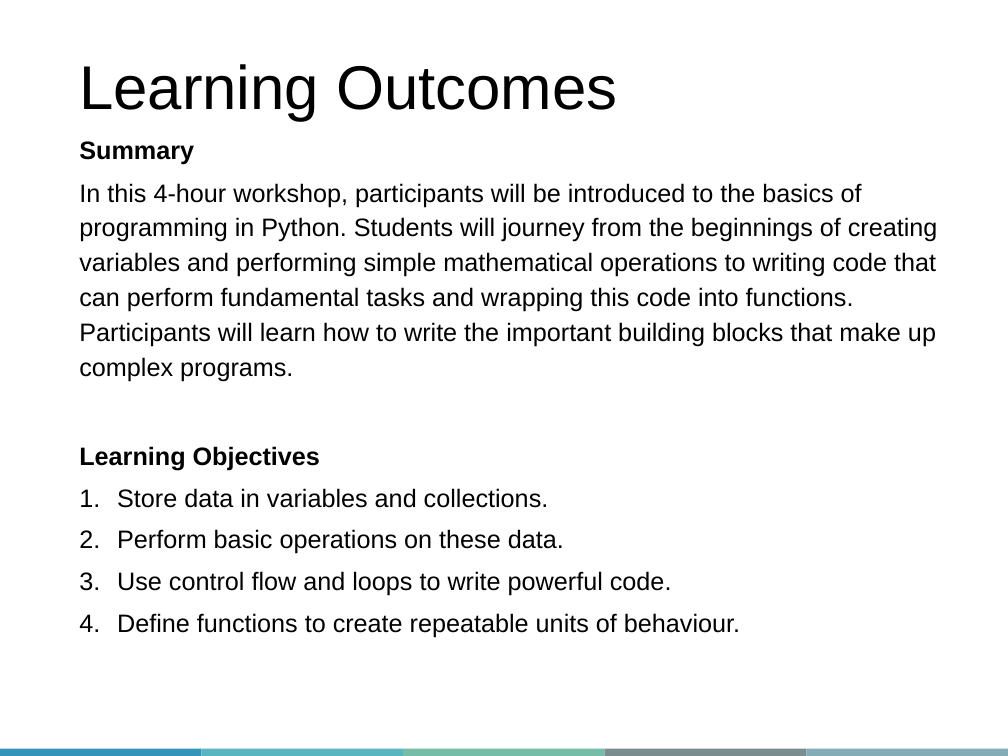
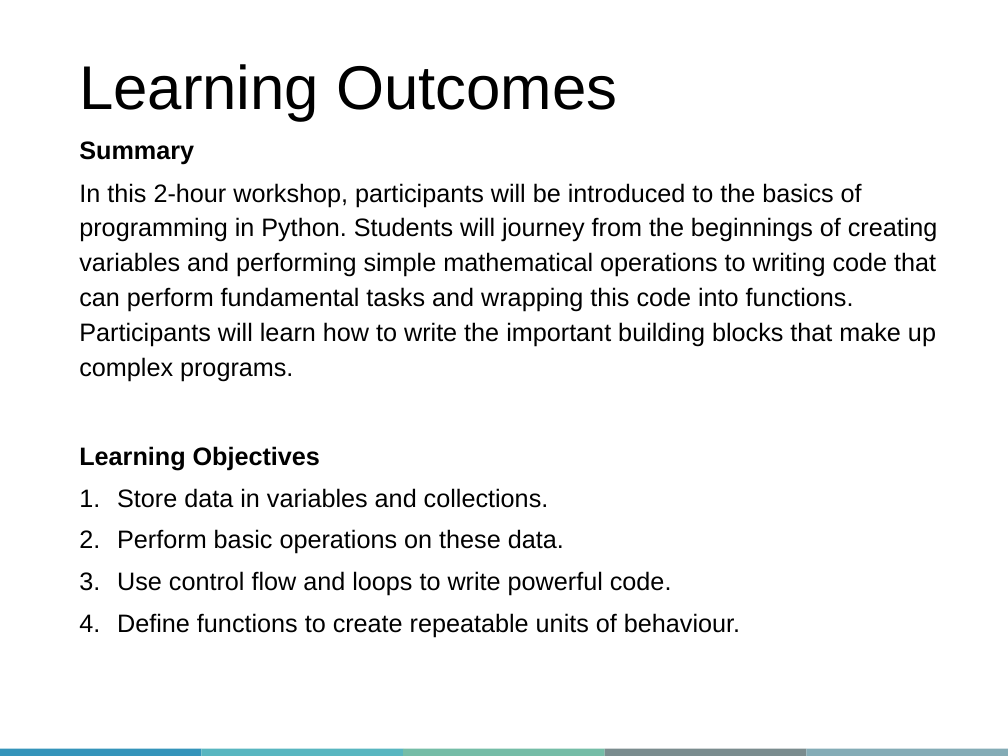
Before and after one commit to sameenakarsan/IntroToPython, a slide deck: slide 4 of Slides/QLS-MiCM_IntroToPython.pptx. Drawn at 1008x756 pixels with LibreOffice and Linux fonts; fonts in the diff are those of the drawing; background and template pictures are left out. Boxes give left, top, right and bottom in pixels: in the first picture for what was removed or moved away, otherwise in the second. Text is boxed around its words. In the diff, an @@ line names an element or a change of style, - is before the commit and + after.

```diff
--- a/Slides/QLS-MiCM_IntroToPython.pptx
+++ b/Slides/QLS-MiCM_IntroToPython.pptx
@@ text at box(79, 183, 938, 381): text changed @@
-In this 4-hour workshop, participants will be introduced to the basics of programming in Python. Students will journey from the beginnings of creating variables and performing simple mathematical operations to writing code that can perform fundamental tasks and wrapping this code into functions. Participants will learn how to write the important building blocks that make up complex programs.
+In this 2-hour workshop, participants will be introduced to the basics of programming in Python. Students will journey from the beginnings of creating variables and performing simple mathematical operations to writing code that can perform fundamental tasks and wrapping this code into functions. Participants will learn how to write the important building blocks that make up complex programs.
```
Also in this commit, not shown: 3 other slides changed, 1 slide added.
